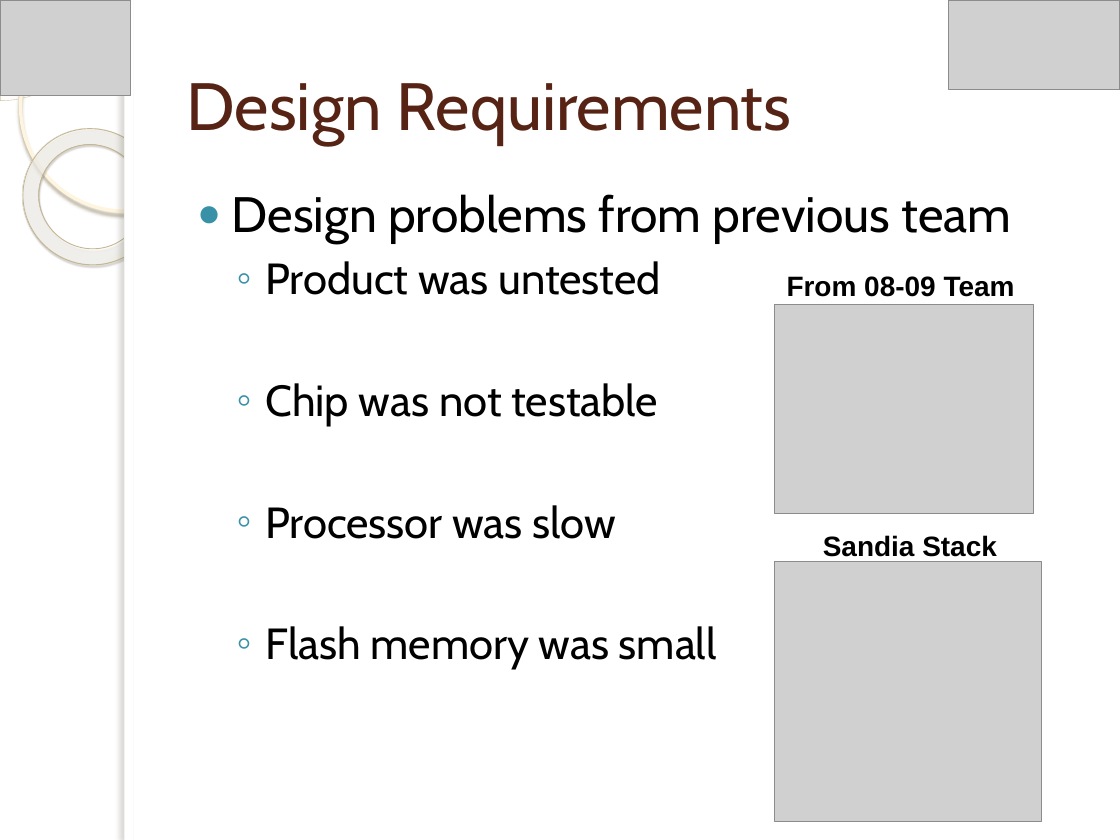
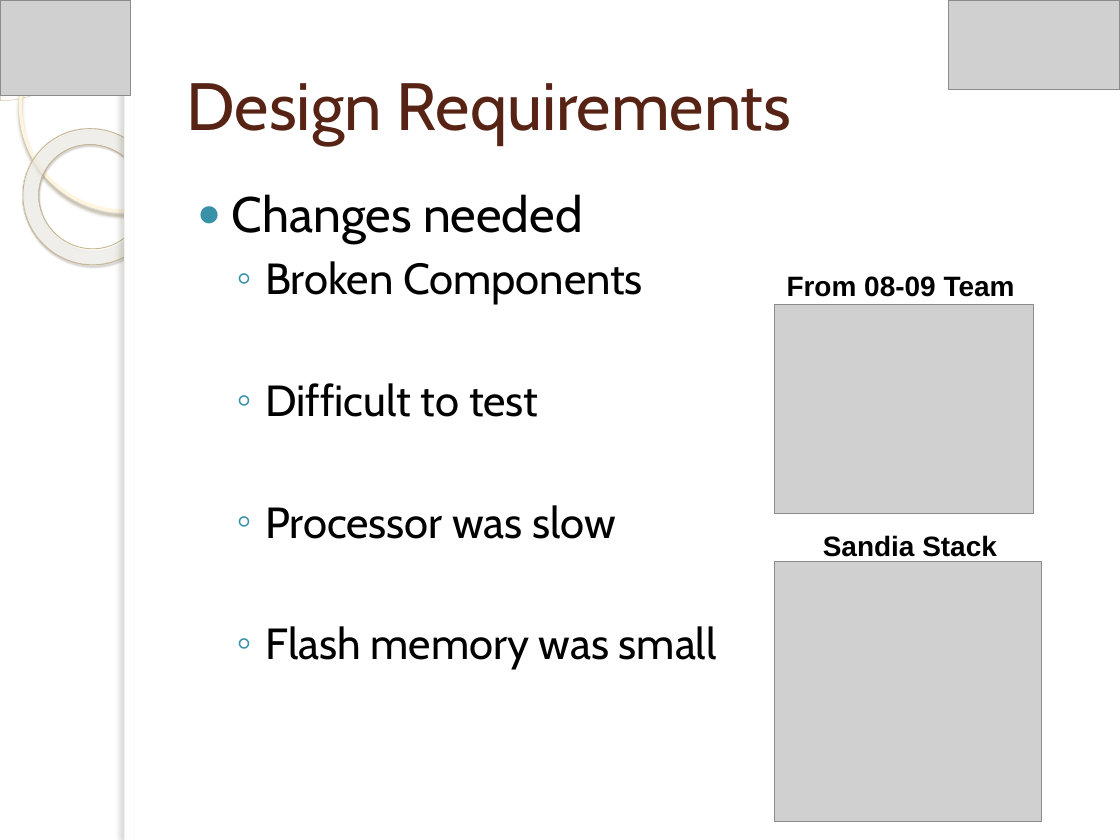
Before and after one commit to lyf8118/sandiaproject, a slide deck: slide 12 of Docs/Report/Final Report/Sandia Clinic Open House Presentation.pptx. Drawn at 1120x840 pixels with LibreOffice and Linux fonts; fonts in the diff are those of the drawing; grey boxes stand for pictures; background and template pictures are left out. Boxes give left, top, right and bottom in pixels: in the first picture for what was removed or moved away, otherwise in the second. Text is boxed around its words. In the diff, an @@ line names an element or a change of style, - is before the commit and + after.

```diff
--- a/Docs/Report/Final Report/Sandia Clinic Open House Presentation.pptx
+++ b/Docs/Report/Final Report/Sandia Clinic Open House Presentation.pptx
@@ text at (x1=232, y1=194, x2=643, y2=417): text changed @@
-● Design problems from previous team
-  ◦ Product was untested
-  ◦ Chip was not testable
+● Changes needed
+  ◦ Broken Components
+  ◦ Difficult to test
```
Also in this commit, not shown: 2 other slides changed, 5 slides added.
